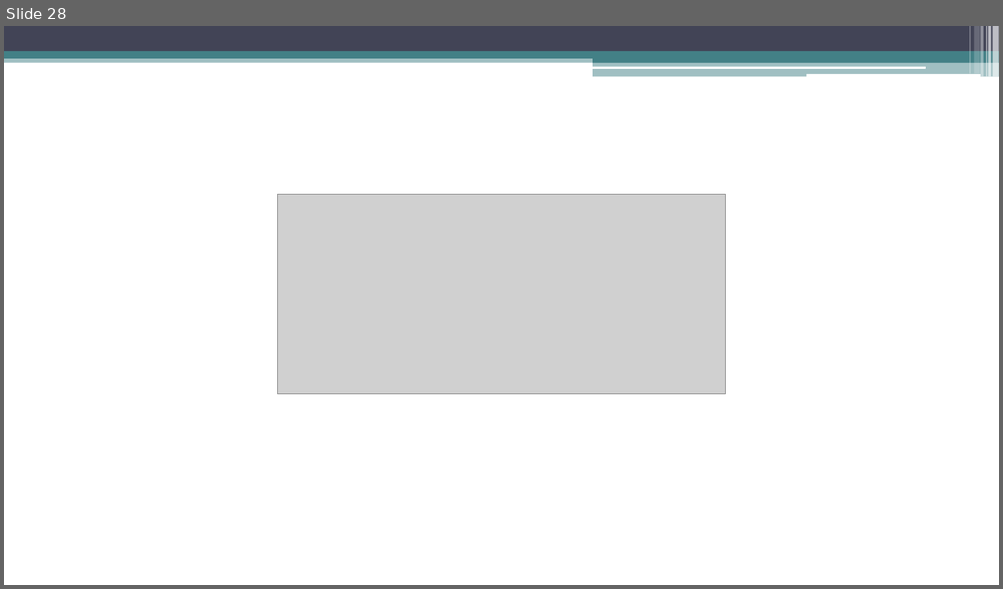
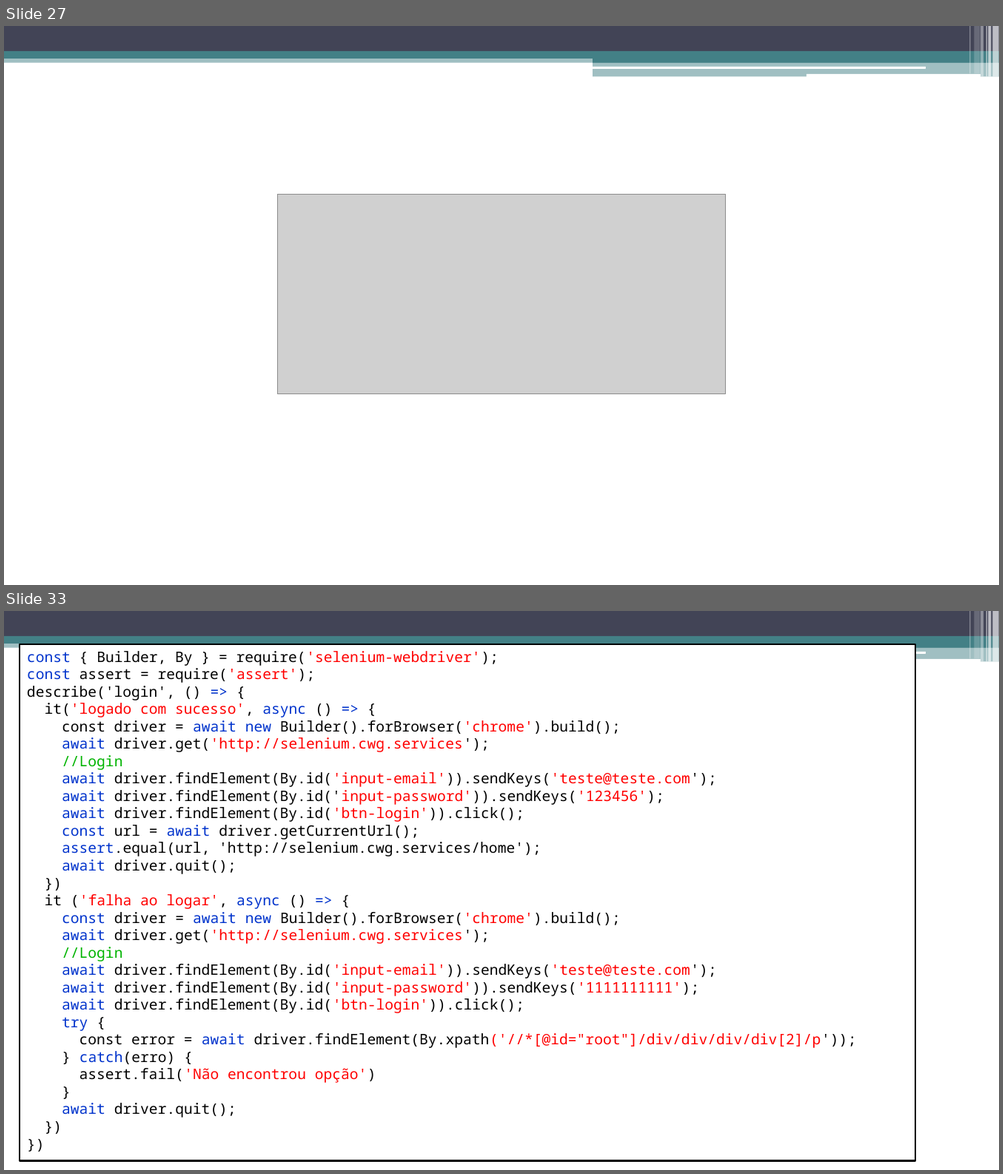
Before and after one commit to CarlosWGama/js-selenium, a slide deck: Teste - Selenium e Mocha.pptx. Shown one above the other, each under a label of ours: slide 28 before the commit, slides 27 and 33 after it; the slides between them are not shown. The pictures are 1003x589 and 1003x1174 pixels, drawn with LibreOffice and Linux fonts; fonts in the diff are those of the drawing; grey boxes stand for pictures. Boxes give left, top, right and bottom in pixels: in the first picture for what was removed or moved away, otherwise in the second. Text is boxed around its words. In the diff, an @@ line names an element or a change of style, - is before the commit and + after.

```diff
--- a/Teste - Selenium e Mocha.pptx
+++ b/Teste - Selenium e Mocha.pptx
@@ slide 33 added at (x1=4, y1=611, x2=999, y2=1170), background #FFFFFF; not listed: 13 template elements that a slide beside it also shows @@
@@ rectangle added at (x1=20, y1=644, x2=915, y2=1161), fill #FFFFFF, outline #000000 1.5 pt, 14 pt, text #000000 @@
+const { Builder, By } = require('selenium-webdriver');
+const assert = require('assert');
+describe('login', () => {
+it('logado com sucesso', async () => {
+const driver = await new Builder().forBrowser('chrome').build();
+await driver.get('http://selenium.cwg.services');
+//Login
+await driver.findElement(By.id('input-email')).sendKeys('teste@teste.com');
+await driver.findElement(By.id('input-password')).sendKeys('123456');
+await driver.findElement(By.id('btn-login')).click();
+const url = await driver.getCurrentUrl();
+assert.equal(url, 'http://selenium.cwg.services/home');
+await driver.quit();
+})
+it ('falha ao logar', async () => {
+const driver = await new Builder().forBrowser('chrome').build();
+await driver.get('http://selenium.cwg.services');
+//Login
+await driver.findElement(By.id('input-email')).sendKeys('teste@teste.com');
+await driver.findElement(By.id('input-password')).sendKeys('1111111111');
+await driver.findElement(By.id('btn-login')).click();
+try {
+const error = await driver.findElement(By.xpath('//*[@id="root"]/div/div/div/div[2]/p'));
+} catch(erro) {
+assert.fail('Não encontrou opção')
+}
+await driver.quit();
+})
+})
@@ title added at (x1=61, y1=726, x2=261, y2=775), 40 pt, text #424456 @@
+Praticando
@@ text added at (x1=91, y1=790, x2=146, y2=811), 18 pt, text #000000 @@
+• Código:
@@ what was slide 28 is now slide 27 @@
```
Also in this commit, not shown: 1 slide changed, 5 other slides added, 1 slide removed, 4 other files.
